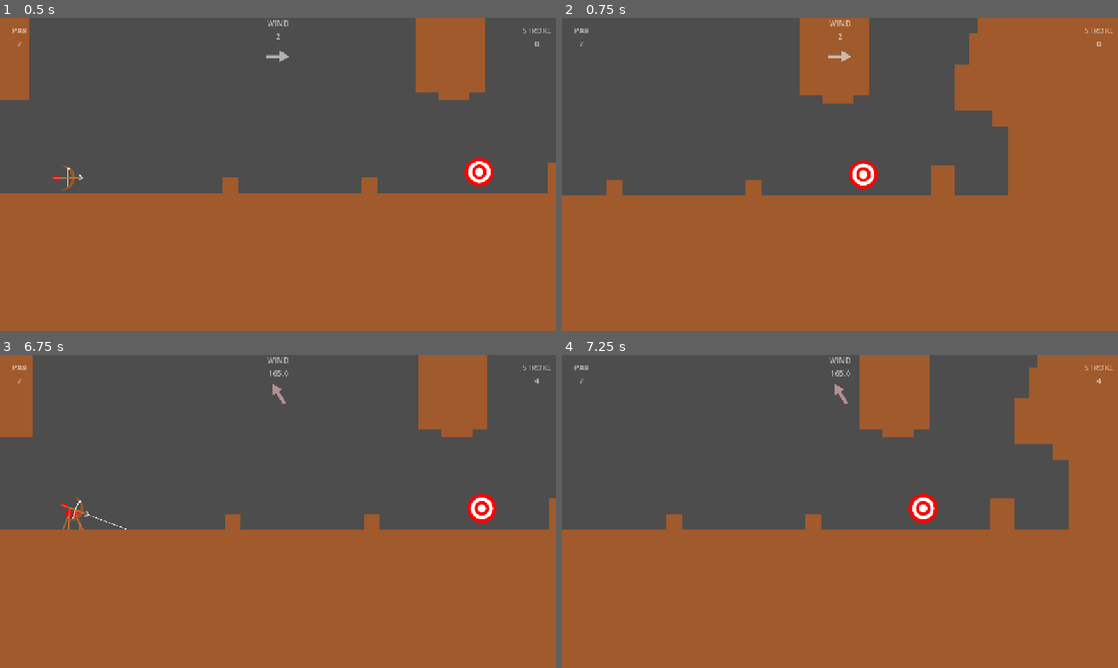
Above: before the commit, frames 1-4 (two rows, left to right).
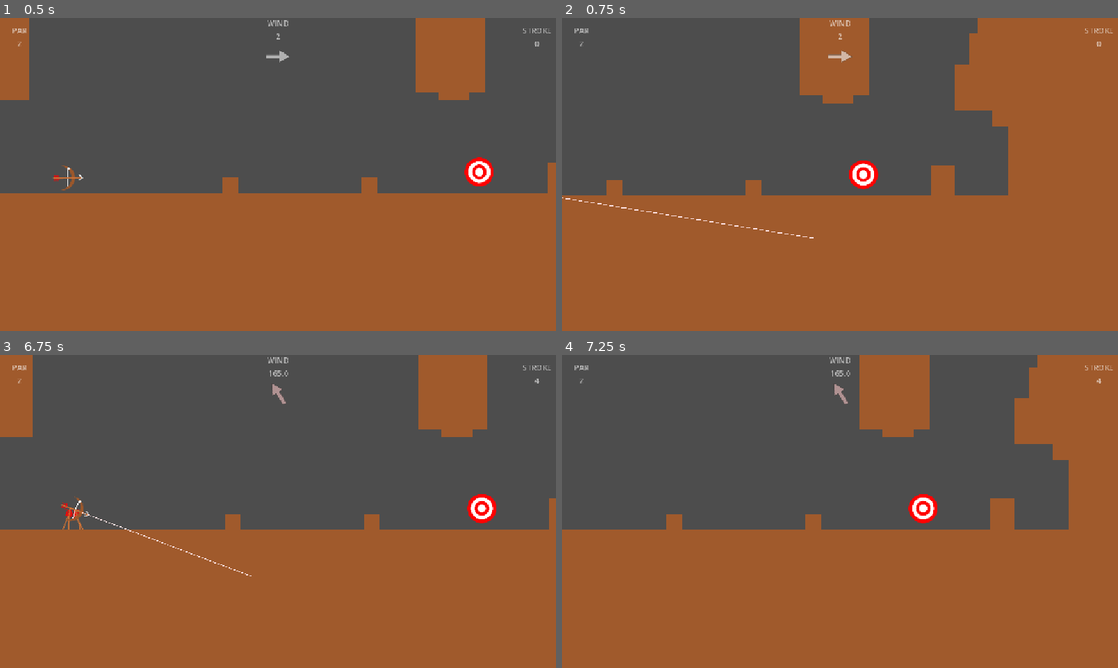
Above: after the commit, the same moments.

Repository: mathew-tran/darts
Game: Godot game, scene res://Scenes/Main.tscn
Two runs of this game, one before a commit and one after it. Both use one fixed random seed, a clock stepped at 60 frames per second and the inputs below.
Inputs (mouse positions are in pixels of both pictures, inside the frame that each line leads up to):
- Up to frame 1 (0.5 s): no input
- Up to frame 2 (0.75 s): move the mouse to (812, 237) at 0.52 s; press the mouse at (812, 237) at 0.53 s; hold W (Up) from 0.53 s (still down)
- Up to frame 3 (6.75 s): right-click (250, 574) at 0.8 s; move the mouse to (444, 558) at 1.27 s; release the mouse at (444, 558) at 1.28 s; right-click (444, 558) at 1.35 s; click (444, 558) at 1.55 s; move the mouse to (111, 464) at 2.02 s; release W (Up) at 2.03 s; hold Space (Space) 2.03-2.78 s; hold A (Left) 2.03-3.53 s; right-click (111, 464) at 2.3 s; move the mouse to (305, 511) at 2.77 s; click (305, 511) at 2.85 s; move the mouse to (194, 433) at 3.52 s; hold S (Down) 3.53-4.28 s; hold Right mouse button (right_click) 3.53-4.28 s; move the mouse to (400, 495) at 4.27 s; hold D (Right) 4.28-5.03 s; click (400, 495) at 4.35 s; move the mouse to (166, 527) at 5.02 s; hold W (Up) 5.03-5.78 s; hold Right mouse button (right_click) 5.03-5.78 s; move the mouse to (333, 442) at 5.77 s; hold D (Right) from 5.78 s (still down); tap Space (Space) at 5.85 s; click (333, 442) at 6.05 s; move the mouse to (250, 574) at 6.52 s; press the mouse at (250, 574) at 6.53 s
- Up to frame 4 (7.25 s): keep holding D (Right); right-click (812, 574) at 6.8 s

Frame 1 is identical in both runs. In frame 2, 0.1% of the frame differs, in the area x 0-46%, y 57-71%; in frame 3, less than 0.1%; in frame 4, nothing differs.

Commit message:
arrow can bounce if held long enough

Diff:
--- a/Prefabs/Arrow.tscn
+++ b/Prefabs/Arrow.tscn
@@ -30,5 +30,10 @@
 [node name="SpawnPosition" type="Node2D" parent="."]
 position = Vector2(-28, 0)
 
+[node name="CanBounceTimer" type="Timer" parent="."]
+process_callback = 0
+wait_time = 0.2
+one_shot = true
+
 [connection signal="body_entered" from="." to="." method="_on_body_entered"]
 [connection signal="body_shape_entered" from="." to="." method="_on_body_shape_entered"]
--- a/Prefabs/Bow.tscn
+++ b/Prefabs/Bow.tscn
@@ -1,7 +1,8 @@
-[gd_scene load_steps=3 format=3 uid="uid://sqbjdqtrvb8b"]
+[gd_scene load_steps=4 format=3 uid="uid://sqbjdqtrvb8b"]
 
 [ext_resource type="Texture2D" uid="uid://db848vsjmb6eh" path="res://Art/Bow.png" id="1_gose6"]
 [ext_resource type="Script" uid="uid://dsrkbvyo3qyhr" path="res://Scripts/Bow.gd" id="2_a3bfb"]
+[ext_resource type="Texture2D" uid="uid://cn6uf0dys20i2" path="res://Art/WindArrow.png" id="3_gose6"]
 
 [node name="Bow" type="Sprite2D" groups=["Bow"]]
 texture = ExtResource("1_gose6")
@@ -20,6 +21,33 @@
 [node name="SpawnPosition" type="Node2D" parent="."]
 
 [node name="DrawLine" type="Line2D" parent="."]
+z_index = 2
+z_as_relative = false
 position = Vector2(12, 0)
 points = PackedVector2Array(0, 0, 0, 0)
 default_color = Color(0, 1, 1, 1)
+
+[node name="BounceTimer" type="Timer" parent="."]
+
+[node name="HBoxContainer" type="HBoxContainer" parent="."]
+z_index = 2
+z_as_relative = false
+offset_left = -63.0
+offset_right = 80.0
+offset_bottom = 40.0
+alignment = 1
+
+[node name="TextureRect" type="TextureRect" parent="HBoxContainer"]
+layout_mode = 2
+texture = ExtResource("3_gose6")
+
+[node name="TextureRect2" type="TextureRect" parent="HBoxContainer"]
+layout_mode = 2
+texture = ExtResource("3_gose6")
+
+[node name="TextureRect3" type="TextureRect" parent="HBoxContainer"]
+layout_mode = 2
+texture = ExtResource("3_gose6")
+
+[connection signal="timeout" from="DrawTimer" to="." method="_on_draw_timer_timeout"]
+[connection signal="timeout" from="BounceTimer" to="." method="_on_bounce_timer_timeout"]
--- a/Scripts/Arrow.gd
+++ b/Scripts/Arrow.gd
@@ -7,6 +7,8 @@
 
 var bCanUse = true
 var velocity = Vector2.ZERO
+
+var Bounces = 0
 
 
 func _ready() -> void:
@@ -30,7 +32,6 @@
 		StuckPosition = global_position
 		velocity.y += 1000 * delta
 		velocity += Finder.GetGame().GetAirForce() * delta
-		print(str(Finder.GetGame().GetAirForce()))
 		MoveAndCollide(delta)
 
 func MoveAndCollide(delta: float) -> void:
@@ -39,7 +40,20 @@
 	var collision = move_and_collide(motion)
 
 	if collision:
-		Stop()
+		if CanBounce():
+			Bounce(collision)
+		else:
+			Stop()
+
+func CanBounce():
+	return Bounces > 0
+
+func Bounce(collision):
+	if $CanBounceTimer.time_left == 0.0:
+		$CanBounceTimer.start()
+		Bounces -= 1
+		velocity = velocity.bounce(collision.get_normal()) * 1
+
 
 func Stop():
 	if bCanUse == false:
--- a/Scripts/Bow.gd
+++ b/Scripts/Bow.gd
@@ -8,6 +8,8 @@
 
 var bIsActive = false
 
+var Bounces = 0
+var MaxBounces = 3
 func SpawnArrow():
 	var instance = load("res://Prefabs/Arrow.tscn").instantiate()
 	add_child(instance)
@@ -23,6 +25,7 @@
 
 func _ready() -> void:
 	OnArrowPlaced(global_position)
+	Redraw()
 
 
 
@@ -40,6 +43,7 @@
 		$DrawLine.width = width
 	else:
 		$DrawLine.points[1] = Vector2.ZERO
+	$HBoxContainer.global_position = get_global_mouse_position()
 
 func UpdateLine():
 	var progress = 0
@@ -62,16 +66,42 @@
 
 
 	if event.is_action_pressed("right_click"):
-		bIsDrawing = false
-		$DrawTimer.stop()
-		bIsActive = false
+		Redraw()
 
 	if event.is_action_released("click"):
 		var power = lerp(100, 1, $DrawTimer.time_left / $DrawTimer.wait_time)
 		if is_instance_valid(ArrowRef) and bIsDrawing:
+
+			var percent = GetBouncePercent()
+			$Arrow.Bounces = Bounces
+
+			print(str(percent) + ", bounces: " + str(Bounces))
 			$Arrow.Release(power)
 			ArrowRef = null
 			Finder.GetGame().Swing()
-		bIsDrawing = false
-		bIsActive = false
-		$DrawTimer.stop()
+		Redraw()
+
+func GetBouncePercent():
+	return $BounceTimer.time_left / $BounceTimer.wait_time
+
+func Redraw():
+	bIsDrawing = false
+	bIsActive = false
+	$DrawTimer.stop()
+	$BounceTimer.stop()
+	Bounces = 0
+	UpdateUI()
+
+func _on_draw_timer_timeout() -> void:
+	$BounceTimer.start()
+	Bounces = 0
+
+
+func _on_bounce_timer_timeout() -> void:
+	if Bounces < MaxBounces:
+		Bounces += 1
+	UpdateUI()
+
+func UpdateUI():
+	for x in range(0, len($HBoxContainer.get_children())):
+		$HBoxContainer.get_child(x).visible = x < Bounces
